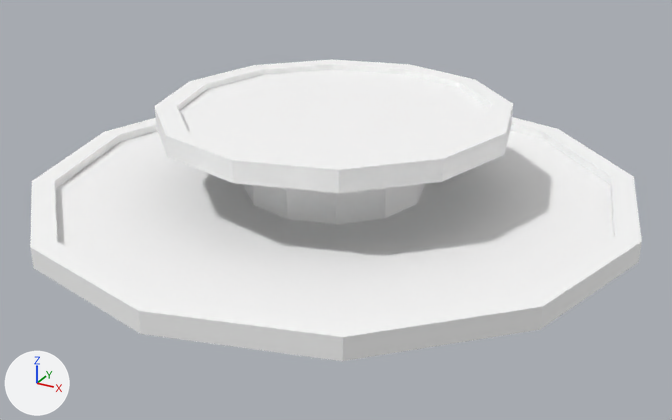
One commit to the glTF model assets/synty/simple_fantasy_interiors/models/SM_Prop_Roundtable_01.glb: the scene before it, then after it.
Camera for both pictures: a 50 mm camera at (0.0678, -0.1228, 0.0592) aimed at (0.002, -0.0031, -0.0006). Every picture has the same lights, and +X, +Y and +Z are marked at lower left.

Objects in the first picture: 'SM_Prop_Roundtable_01'.
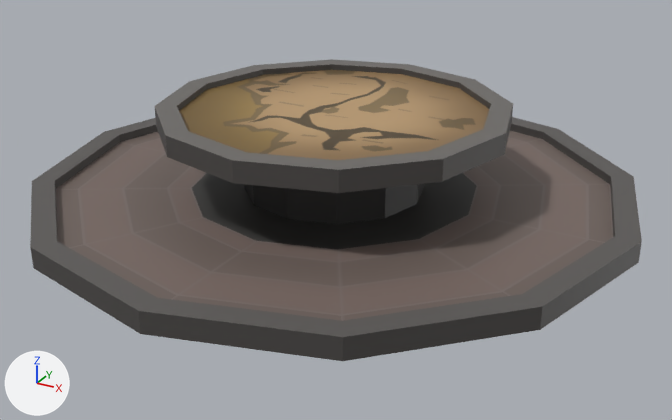
Pixel boxes [x1, y1, x2, y2] of what changed, in the pictures (672 x 420 px):
'SM_Prop_Roundtable_01', surface changed (white to grey)
    both: [30, 59, 642, 361]

The change, as a diff of the scene's bpy script:
```diff
--- a/assets/synty/simple_fantasy_interiors/models/SM_Prop_Roundtable_01.glb.py
+++ b/assets/synty/simple_fantasy_interiors/models/SM_Prop_Roundtable_01.glb.py
@@ img_simplefantasyinteriorstexture @@
+img_simplefantasyinteriorstexture = load_image('SimpleFantasyInteriorsTexture', '_unpacked/SimpleFantasyInteriorsTexture', 1024, 1024, 'sRGB')
@@ mat_lambert1 @@
 mat_lambert1 = principled_material('lambert1')
-mat_lambert1.base_color = (1.0, 1.0, 1.0)  # white #ffffff
+mat_lambert1.texture = img_simplefantasyinteriorstexture
 mat_lambert1.roughness = 0.553
```
